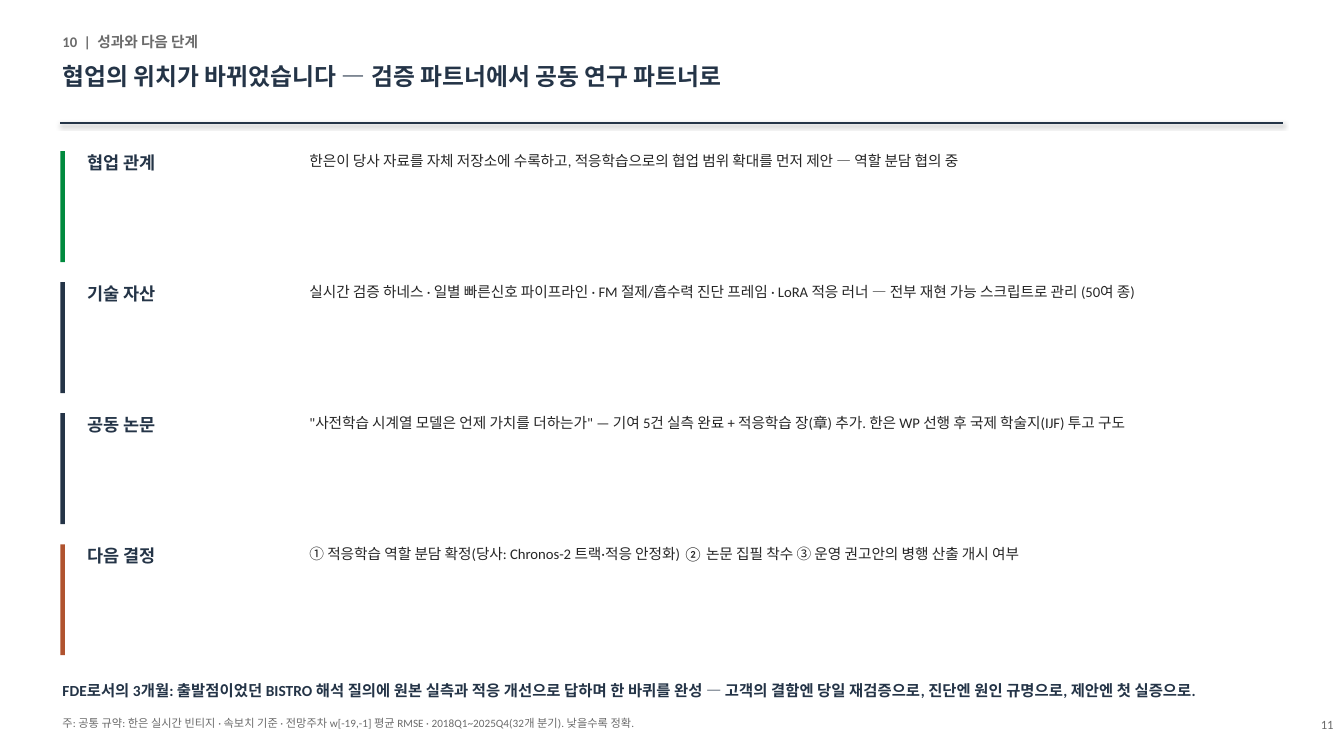
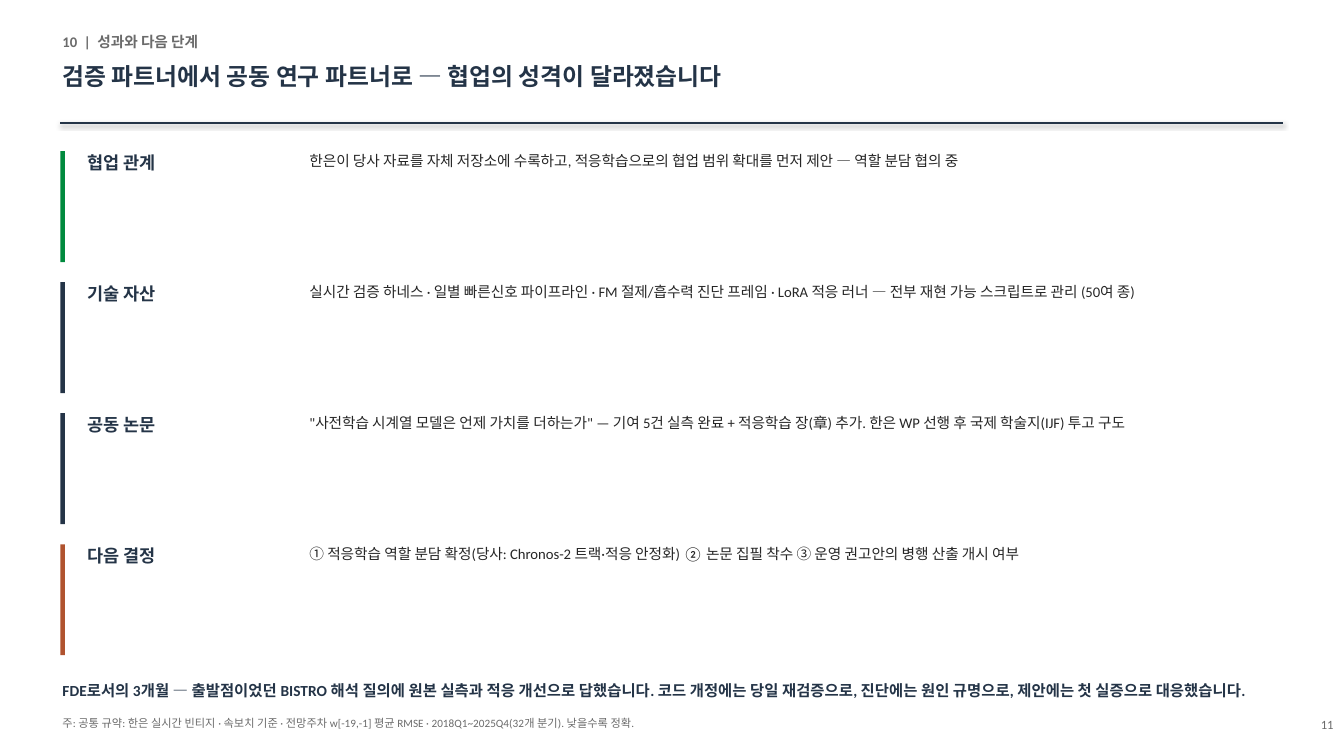
Before and after one commit to shezgone/bistro-lstm, a slide deck: slide 11 of docs/한은협업_여정보고_대표_2026-09-01.pptx. Drawn at 1344x756 pixels with LibreOffice and Linux fonts; fonts in the diff are those of the drawing. Boxes give left, top, right and bottom in pixels: in the first picture for what was removed or moved away, otherwise in the second. Text is boxed around its words. In the diff, an @@ line names an element or a change of style, - is before the commit and + after.

```diff
--- a/docs/한은협업_여정보고_대표_2026-09-01.pptx
+++ b/docs/한은협업_여정보고_대표_2026-09-01.pptx
@@ text at bbox=[62, 65, 722, 87]: text changed @@
-협업의 위치가 바뀌었습니다 — 검증 파트너에서 공동 연구 파트너로
+검증 파트너에서 공동 연구 파트너로 — 협업의 성격이 달라졌습니다
@@ text at bbox=[62, 683, 1246, 698]: text changed @@
-FDE로서의 3개월: 출발점이었던 BISTRO 해석 질의에 원본 실측과 적응 개선으로 답하며 한 바퀴를 완성 — 고객의 결함엔 당일 재검증으로, 진단엔 원인 규명으로, 제안엔 첫 실증으로.
+FDE로서의 3개월 — 출발점이었던 BISTRO 해석 질의에 원본 실측과 적응 개선으로 답했습니다. 코드 개정에는 당일 재검증으로, 진단에는 원인 규명으로, 제안에는 첫 실증으로 대응했습니다.
```
Also in this commit, not shown: 7 other slides changed, 1 other file.
